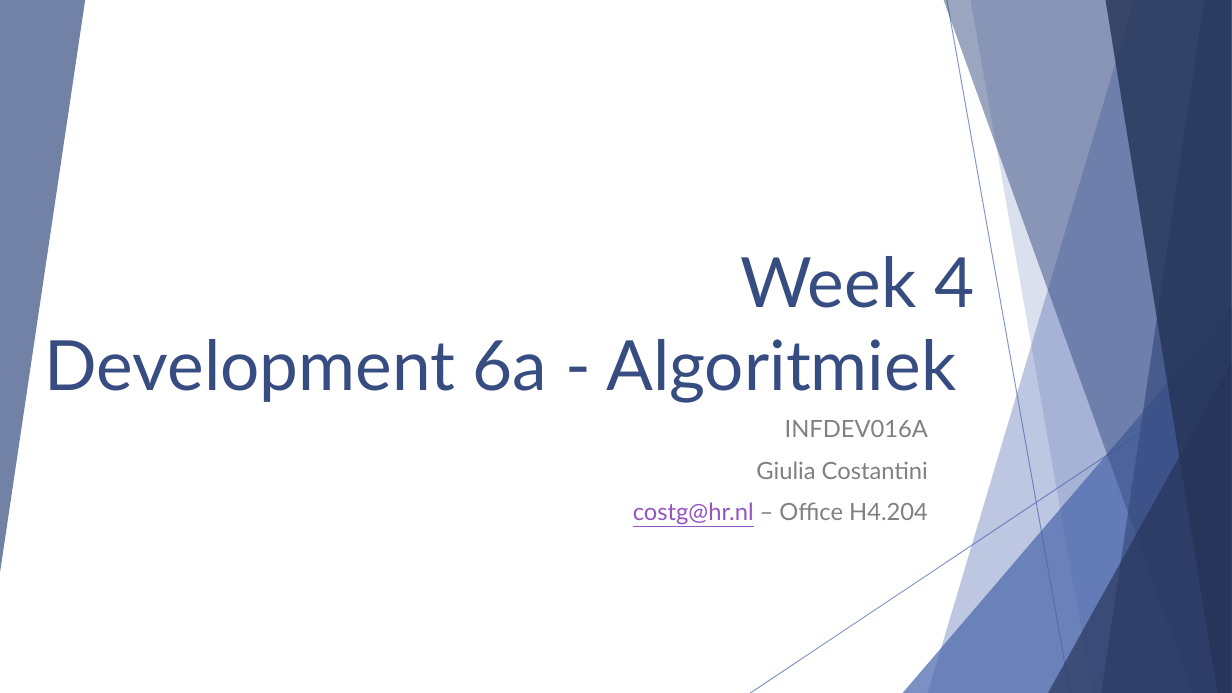
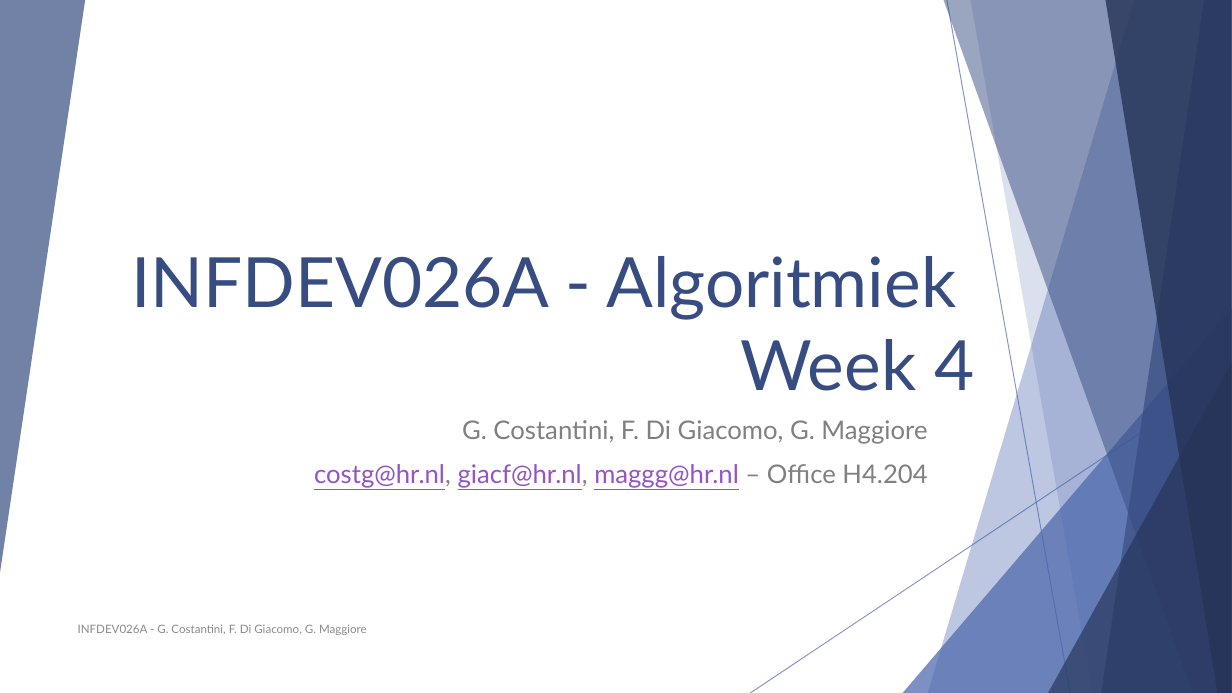
Before and after one commit to polyanos/INFDEV01-6A, a slide deck: slide 1 of Slides/Week 4 - Binary trees.pptx. Drawn at 1232x693 pixels with LibreOffice and Linux fonts; fonts in the diff are those of the drawing. Boxes give left, top, right and bottom in pixels: in the first picture for what was removed or moved away, otherwise in the second. Text is boxed around its words. In the diff, an @@ line names an element or a change of style, - is before the commit and + after.

Commit message:
slides week 4

```diff
--- a/Slides/Week 4 - Binary trees.pptx
+++ b/Slides/Week 4 - Binary trees.pptx
@@ title at (131,256,974,391): text changed @@
-Week 4
-Development 6a - Algoritmiek
+INFDEV026A - Algoritmiek
+Week 4
@@ subtitle at (314,420,927,488): text changed; size 18.5 to 20 pt @@
-INFDEV016A
-Giulia Costantini
-costg@hr.nl – Office H4.204
+G. Costantini, F. Di Giacomo, G. Maggiore
+costg@hr.nl, giacf@hr.nl, maggg@hr.nl – Office H4.204
@@ text added at (78,624,367,635), 9 pt, text #8C8C8C @@
+INFDEV026A - G. Costantini, F. Di Giacomo, G. Maggiore
```
Also in this commit, not shown: 43 other slides changed, 12 slides added, 7 slides removed.
